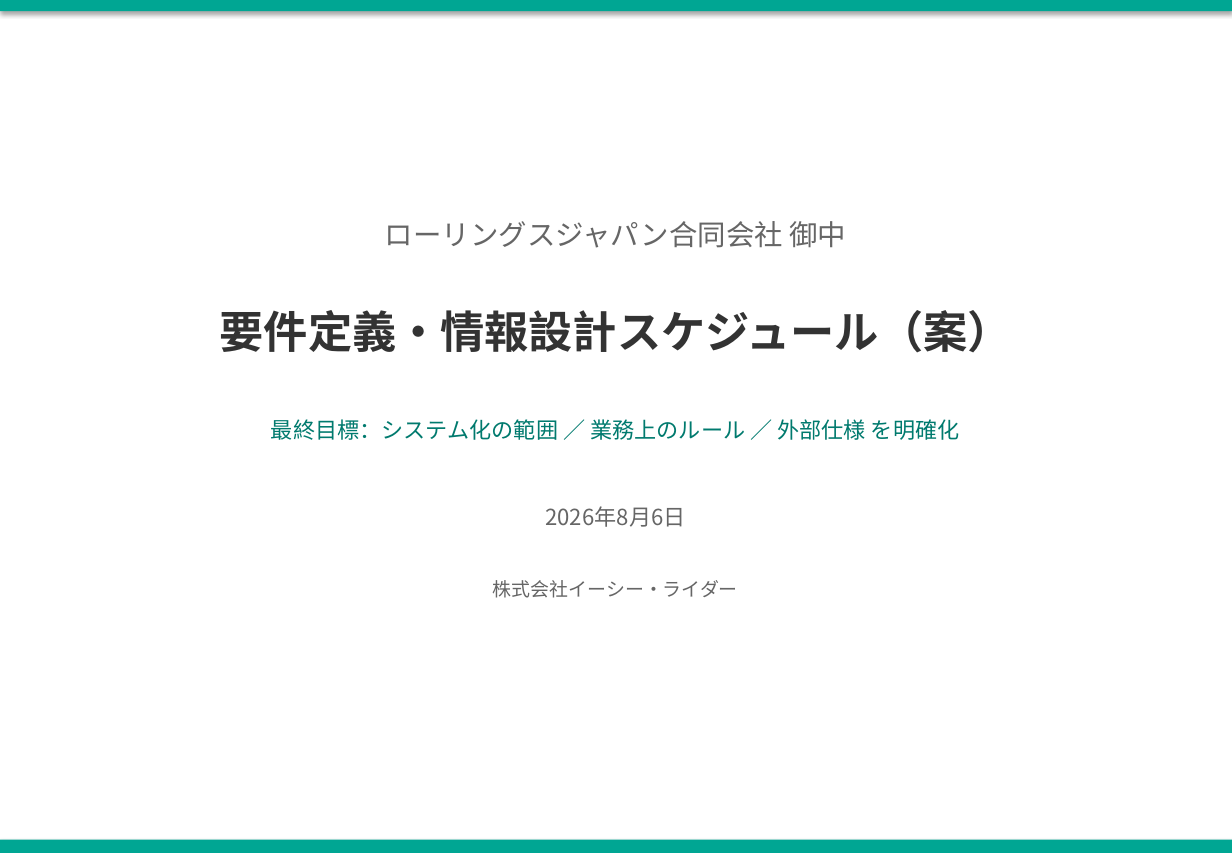
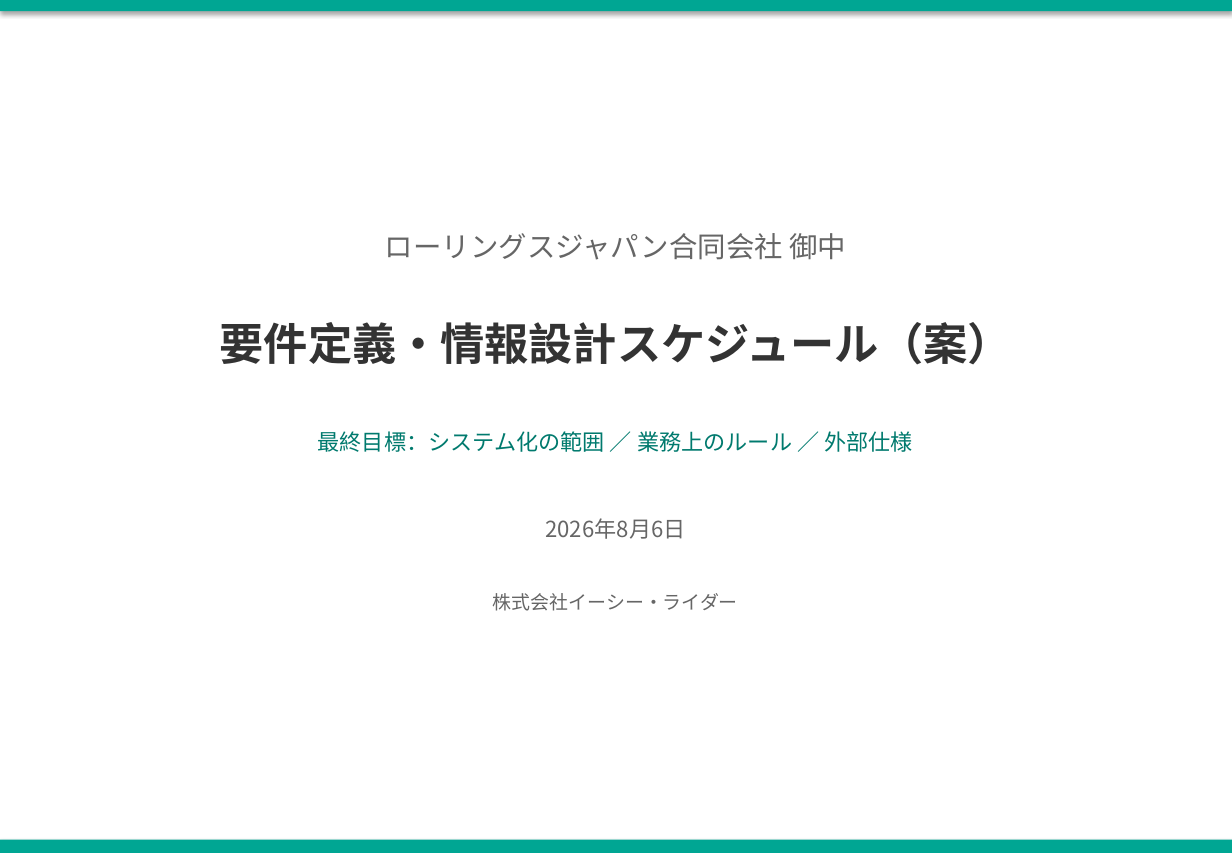
Before and after one commit to kozonoflight/git_tutorial, a slide deck: slide 1 of 要件定義WBS案_20260806.pptx. Drawn at 1232x853 pixels with LibreOffice and Linux fonts; fonts in the diff are those of the drawing. Boxes give left, top, right and bottom in pixels: in the first picture for what was removed or moved away, otherwise in the second. Text is boxed around its words. In the diff, an @@ line names an element or a change of style, - is before the commit and + after.

```diff
--- a/要件定義WBS案_20260806.pptx
+++ b/要件定義WBS案_20260806.pptx
@@ text "ローリングスジャパン合同会社 御中": place and size @@
-text "ローリングスジャパン合同会社 御中" at [385,221,846,248]
+text "ローリングスジャパン合同会社 御中" at [385,233,846,260]
@@ text at [318,431,913,452]: text changed @@
-最終目標：システム化の範囲 ／ 業務上のルール ／ 外部仕様 を明確化
+最終目標：システム化の範囲 ／ 業務上のルール ／ 外部仕様
@@ 3 texts: place and size @@
-3 texts at [220,310,1012,598]
+3 texts at [220,322,1012,611]
```
Also in this commit, not shown: 4 other slides changed, 1 slide added, 1 slide removed.
